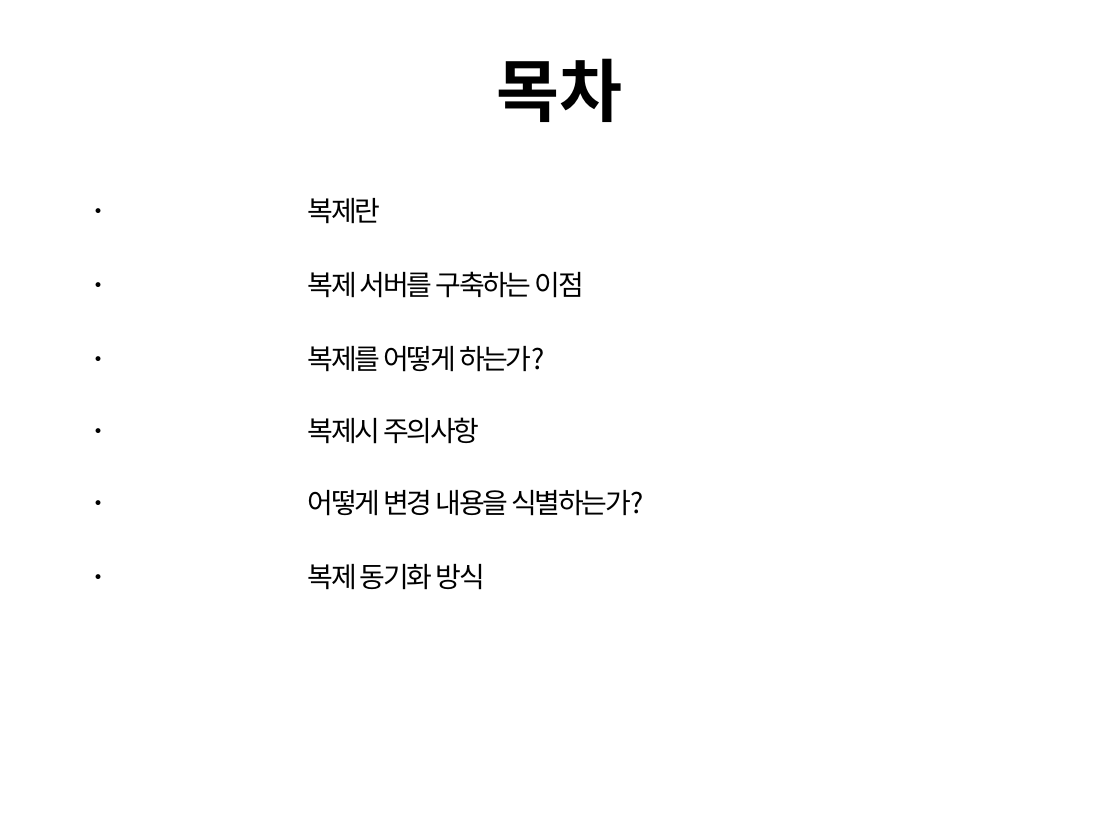
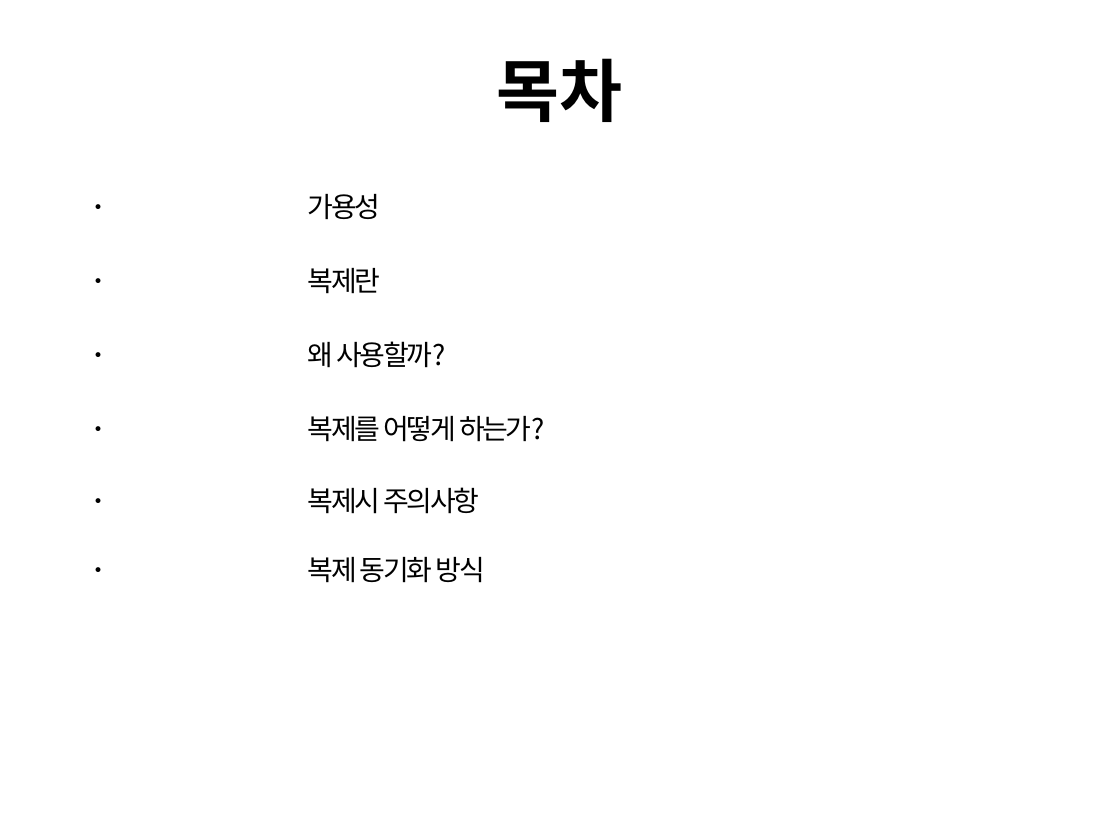
Before and after one commit to cs-study-org/cs-study, a slide deck: slide 2 of 23/yongki/Availability&Replication.pptx. Drawn at 1120x840 pixels with LibreOffice and Linux fonts; fonts in the diff are those of the drawing. Boxes give left, top, right and bottom in pixels: in the first picture for what was removed or moved away, otherwise in the second. Text is boxed around its words. In the diff, an @@ line names an element or a change of style, - is before the commit and + after.

```diff
--- a/23/yongki/Availability&Replication.pptx
+++ b/23/yongki/Availability&Replication.pptx
@@ text "ㆍ" moved from (x1=85, y1=500, x2=111, y2=505) to (x1=85, y1=204, x2=111, y2=209) @@
@@ text added at (x1=308, y1=194, x2=381, y2=219), 18 pt, text #000000 @@
+가용성
@@ text at (x1=308, y1=341, x2=446, y2=368): text changed @@
-복제 서버를 구축하는 이점
+왜 사용할까?
@@ 7 texts moved together from (x1=85, y1=198, x2=545, y2=444) to (x1=85, y1=268, x2=545, y2=514) @@
@@ text removed at (x1=308, y1=490, x2=645, y2=516) @@
-어떻게 변경 내용을 식별하는가?
@@ text "ㆍ" moved from (x1=85, y1=574, x2=111, y2=579) to (x1=85, y1=567, x2=111, y2=572) @@
@@ text "복제 동기화 방식" moved from (x1=308, y1=564, x2=485, y2=590) to (x1=308, y1=557, x2=485, y2=583) @@
```
Also in this commit, not shown: 5 other slides changed, 9 slides added, 1 other file.
